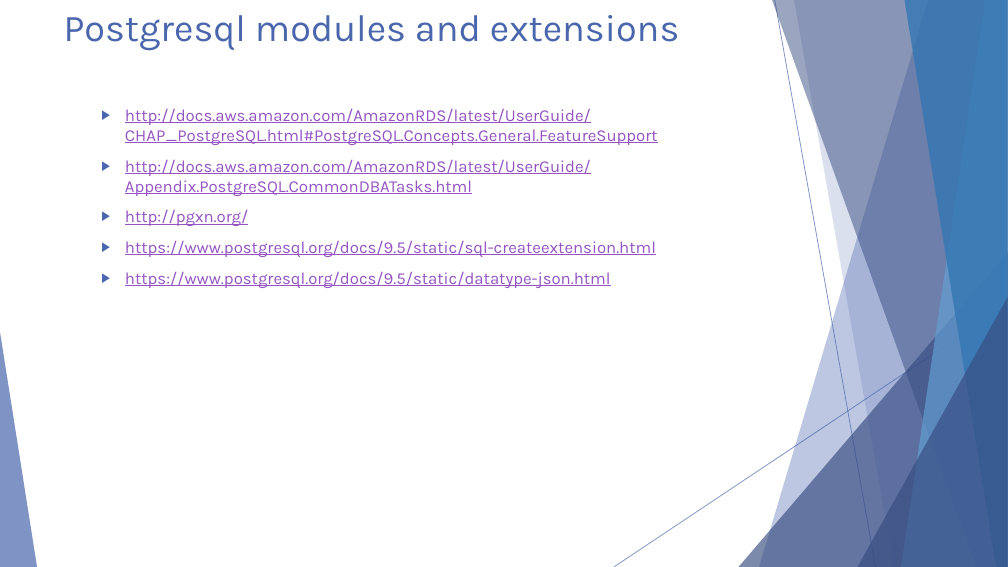
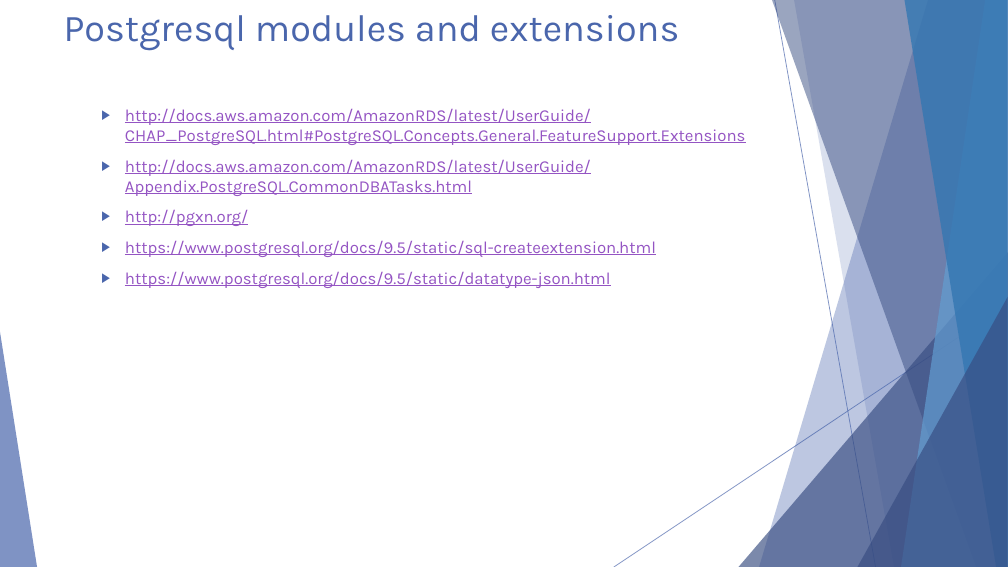
Before and after one commit to michaelrishiforrester/IntrotoPostgres2016, a slide deck: slide 3 of Presentations/Postgresql Presentation Day 4.pptx. Drawn at 1008x567 pixels with LibreOffice and Linux fonts; fonts in the diff are those of the drawing. Boxes give left, top, right and bottom in pixels: in the first picture for what was removed or moved away, otherwise in the second. Text is boxed around its words. In the diff, an @@ line names an element or a change of style, - is before the commit and + after.

Commit message:
updated presentation 4

```diff
--- a/Presentations/Postgresql Presentation Day 4.pptx
+++ b/Presentations/Postgresql Presentation Day 4.pptx
@@ text at (125,108,746,145): text changed @@
-  ▶ http://docs.aws.amazon.com/AmazonRDS/latest/UserGuide/CHAP_PostgreSQL.html#PostgreSQL.Concepts.General.FeatureSupport
+  ▶ http://docs.aws.amazon.com/AmazonRDS/latest/UserGuide/CHAP_PostgreSQL.html#PostgreSQL.Concepts.General.FeatureSupport.Extensions
```
Also in this commit, not shown: 2 other slides changed.
